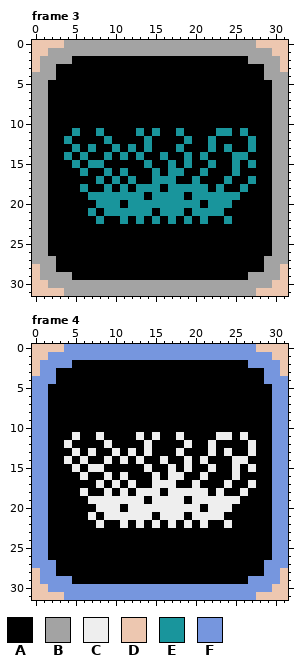
Pixel-art file -- td/assets/buttons.aseprite. The picture above is the old version.
32x32 pixels, 4 frames. Shown: frame 3, frame 4.
Visible layers, top first: "icon", "border", "Background".
Palette (. is transparent): A #000000  B #a3a3a3  C #eeeeee  D #edc7b0  E #19959c  F #7696de
Pixels before, frame 3, first column x 0:
 0 DDDDBBBBBBBBBBBBBBBBBBBBBBBBDDDD
 1 DDBBBBBBBBBBBBBBBBBBBBBBBBBBBBDD
 2 DBBBBAAAAAAAAAAAAAAAAAAAAAABBBBD
 3 DBBAAAAAAAAAAAAAAAAAAAAAAAAAABBD
 4 BBBAAAAAAAAAAAAAAAAAAAAAAAAAABBB
 5 BBAAAAAAAAAAAAAAAAAAAAAAAAAAAABB
 6 BBAAAAAAAAAAAAAAAAAAAAAAAAAAAABB
 7 BBAAAAAAAAAAAAAAAAAAAAAAAAAAAABB
 8 BBAAAAAAAAAAAAAAAAAAAAAAAAAAAABB
 9 BBAAAAAAAAAAAAAAAAAAAAAAAAAAAABB
10 BBAAAAAAAAAAAAAAAAAAAAAAAAAAAABB
11 BBAAAEAAEAAAAEAEAAEAAAAEEAEAAABB
12 BBAAEAAAAEAAAAEAAAAEAAEAAAAEAABB
13 BBAAAEAEAAEAEAEAAAEAAAEAEAAEAABB
14 BBAAEAEAAEAEAEAAEAAEAEAAAEEAAABB
15 BBAAAEAEEAAAAAEAAEAEAAEAAEAEAABB
16 BBAAAAEAAEAEAAAEAEEAAEAAAEAAAABB
17 BBAAAAAAEAEAEAAEEEAAEAAAEAAEAABB
18 BBAAAAEAAEAEAEEEAEEEEEAEAAEAAABB
19 BBAAAAAEEEEEEEAEEEEAEEEEEEAAAABB
20 BBAAAAAAEEEAEEEEEEEEEAEEEAAAAABB
21 BBAAAAAEAEEEEEEAEEEAEEEEAAAAAABB
22 BBAAAAAAEAAEAEAEAEAEAEAAEAAAAABB
23 BBAAAAAAAAAAAAAAAAAAAAAAAAAAAABB
24 BBAAAAAAAAAAAAAAAAAAAAAAAAAAAABB
25 BBAAAAAAAAAAAAAAAAAAAAAAAAAAAABB
26 BBAAAAAAAAAAAAAAAAAAAAAAAAAAAABB
27 BBBAAAAAAAAAAAAAAAAAAAAAAAAAABBB
28 DBBAAAAAAAAAAAAAAAAAAAAAAAAAABBD
29 DBBBBAAAAAAAAAAAAAAAAAAAAAABBBBD
30 DDBBBBBBBBBBBBBBBBBBBBBBBBBBBBDD
31 DDDDBBBBBBBBBBBBBBBBBBBBBBBBDDDD
Pixels before, frame 4, first column x 0:
 0 DDDDFFFFFFFFFFFFFFFFFFFFFFFFDDDD
 1 DDFFFFFFFFFFFFFFFFFFFFFFFFFFFFDD
 2 DFFFFAAAAAAAAAAAAAAAAAAAAAAFFFFD
 3 DFFAAAAAAAAAAAAAAAAAAAAAAAAAAFFD
 4 FFFAAAAAAAAAAAAAAAAAAAAAAAAAAFFF
 5 FFAAAAAAAAAAAAAAAAAAAAAAAAAAAAFF
 6 FFAAAAAAAAAAAAAAAAAAAAAAAAAAAAFF
 7 FFAAAAAAAAAAAAAAAAAAAAAAAAAAAAFF
 8 FFAAAAAAAAAAAAAAAAAAAAAAAAAAAAFF
 9 FFAAAAAAAAAAAAAAAAAAAAAAAAAAAAFF
10 FFAAAAAAAAAAAAAAAAAAAAAAAAAAAAFF
11 FFAAACAACAAAACACAACAAAACCACAAAFF
12 FFAACAAAACAAAACAAAACAACAAAACAAFF
13 FFAAACACAACACACAAACAAACACAACAAFF
14 FFAACACAACACACAACAACACAAACCAAAFF
15 FFAAACACCAAAAACAACACAACAACACAAFF
16 FFAAAACAACACAAACACCAACAAACAAAAFF
17 FFAAAAAACACACAACCCAACAAACAACAAFF
18 FFAAAACAACACACCCACCCCCACAACAAAFF
19 FFAAAAACCCCCCCACCCCACCCCCCAAAAFF
20 FFAAAAAACCCACCCCCCCCCACCCAAAAAFF
21 FFAAAAACACCCCCCACCCACCCCAAAAAAFF
22 FFAAAAAACAACACACACACACAACAAAAAFF
23 FFAAAAAAAAAAAAAAAAAAAAAAAAAAAAFF
24 FFAAAAAAAAAAAAAAAAAAAAAAAAAAAAFF
25 FFAAAAAAAAAAAAAAAAAAAAAAAAAAAAFF
26 FFAAAAAAAAAAAAAAAAAAAAAAAAAAAAFF
27 FFFAAAAAAAAAAAAAAAAAAAAAAAAAAFFF
28 DFFAAAAAAAAAAAAAAAAAAAAAAAAAAFFD
29 DFFFFAAAAAAAAAAAAAAAAAAAAAAFFFFD
30 DDFFFFFFFFFFFFFFFFFFFFFFFFFFFFDD
31 DDDDFFFFFFFFFFFFFFFFFFFFFFFFDDDD
After the commit:
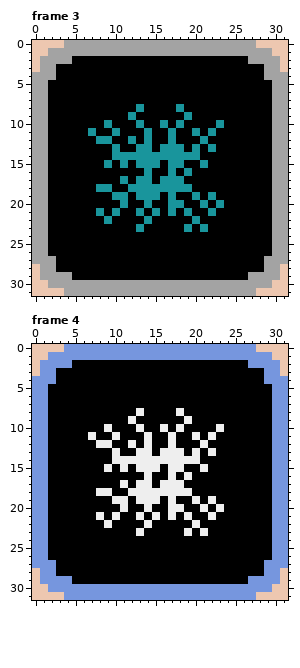
Edits made:
Frame 3, layer "icon":
Colour E gives way to colour A in row 11 at x 5, 8, 13, 15, 18, 23 to 24 and 26; in row 12 at x 4, 19, 22 and 27; in row 13 at x 5, 7, 12, 24 and 27; in row 14 at x 4, 6, 9, 21 and 25 to 26; in row 15 at x 5, 7 to 8, 19, 22, 25 and 27; in row 16 at x 6, 9, 11, 15, 18, 21 and 25.
Colour E gives way to colour A in row 17 at x 8, 10, 12, 15, 20, 24 and 27; in row 18 at x 6, 11, 20 to 21, 23 and 26; in row 19 at x 7 to 9, 12, 16, 18, 21 and 23 to 25; in row 20 at x 8 to 10, 12 to 13, 15 to 16, 19 to 20, 22 and 24; in row 21 at x 7, 9, 11 to 12, 14, 16, 18, 20 to 21 and 23; in row 22 at x 8, 11, 13, 15, 17, 19, 21 and 24.
Colour A gives way to colour E in row 8 at x 13 and 18; in row 9 at x 12 and 19; in row 10 at x 9, 13, 16, 18 and 23; in row 11 at x 7, 10, 14, 17, 20 and 22; in row 12 at x 8, 12, 17 and 21; in row 13 at x 13, 16 to 17 and 20.
Colour A gives way to colour E in row 14 at x 10, 12, 14 to 15, 17 to 18 and 20; in row 15 at x 9, 11, 13, 15, 18 and 21; in row 16 at x 14 and 19; in row 17 at x 11, 13 to 14 and 18; in row 18 at x 8, 12 and 16; in row 19 at x 14.
Colour A gives way to colour E in row 20 at x 11 and 21; in row 21 at x 8, 15 and 19; in row 22 at x 9, 14 and 20; in row 23 at x 13, 19 and 21.
Frame 4, layer "icon":
Colour C gives way to colour A in row 11 at x 5, 8, 13, 15, 18, 23 to 24 and 26; in row 12 at x 4, 19, 22 and 27; in row 13 at x 5, 7, 12, 24 and 27; in row 14 at x 4, 6, 9, 21 and 25 to 26; in row 15 at x 5, 7 to 8, 19, 22, 25 and 27; in row 16 at x 6, 9, 11, 15, 18, 21 and 25.
Colour C gives way to colour A in row 17 at x 8, 10, 12, 15, 20, 24 and 27; in row 18 at x 6, 11, 20 to 21, 23 and 26; in row 19 at x 7 to 9, 12, 16, 18, 21 and 23 to 25; in row 20 at x 8 to 10, 12 to 13, 15 to 16, 19 to 20, 22 and 24; in row 21 at x 7, 9, 11 to 12, 14, 16, 18, 20 to 21 and 23; in row 22 at x 8, 11, 13, 15, 17, 19, 21 and 24.
Colour A gives way to colour C in row 8 at x 13 and 18; in row 9 at x 12 and 19; in row 10 at x 9, 13, 16, 18 and 23; in row 11 at x 7, 10, 14, 17, 20 and 22; in row 12 at x 8, 12, 17 and 21; in row 13 at x 13, 16 to 17 and 20.
Colour A gives way to colour C in row 14 at x 10, 12, 14 to 15, 17 to 18 and 20; in row 15 at x 9, 11, 13, 15, 18 and 21; in row 16 at x 14 and 19; in row 17 at x 11, 13 to 14 and 18; in row 18 at x 8, 12 and 16; in row 19 at x 14.
Colour A gives way to colour C in row 20 at x 11 and 21; in row 21 at x 8, 15 and 19; in row 22 at x 9, 14 and 20; in row 23 at x 13, 19 and 21.
Where, in picture pixels (left, top, right, bottom), the same in both pictures:
changed: (64, 104, 256, 232)
changed: (64, 408, 256, 536)
